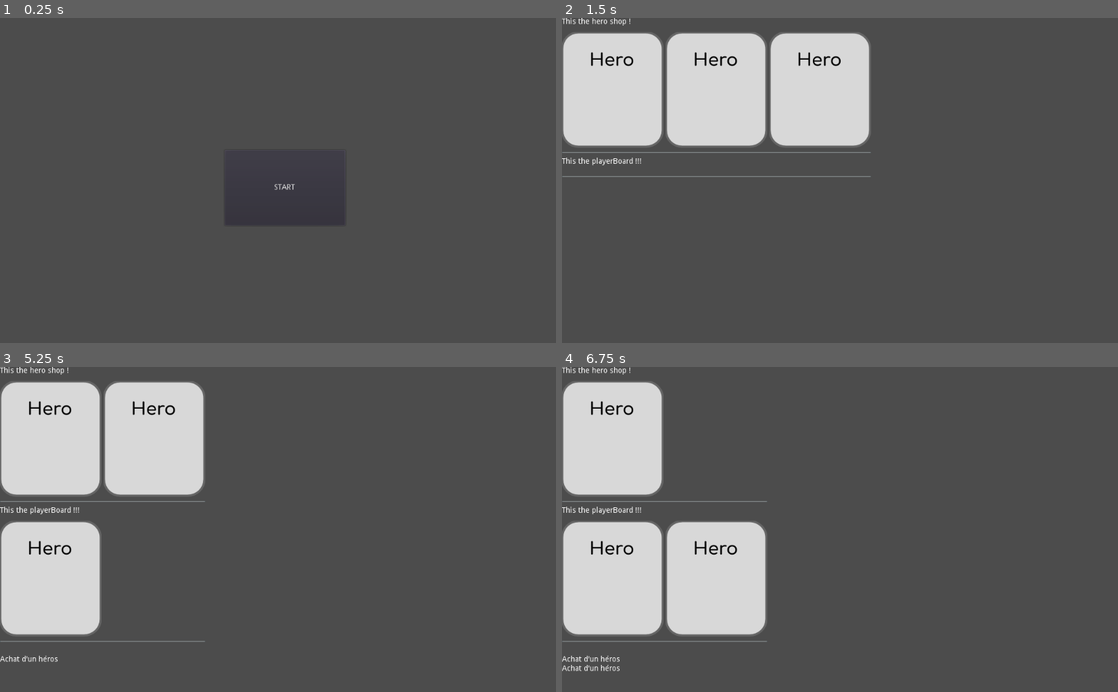
Above: before the commit, frames 1-4 (two rows, left to right).
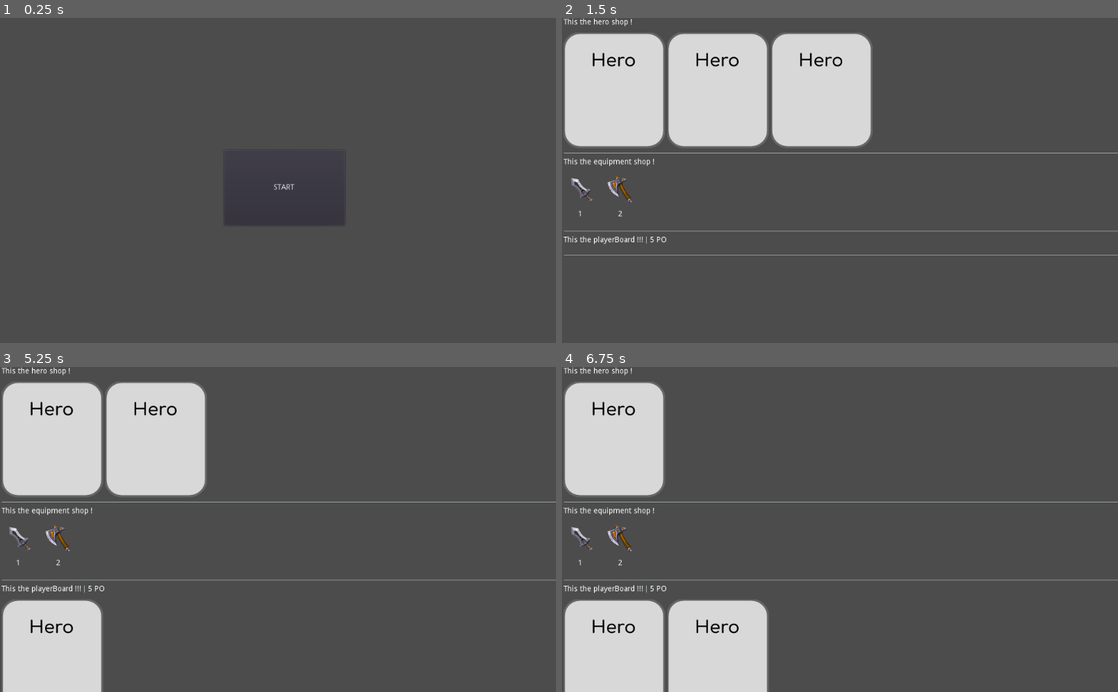
Above: after the commit, the same moments.

Repository: seagiants/ch2-proto
Game: Godot game, scene res://MainMenu.tscn
Two runs of this game, one before a commit and one after it. Both use one fixed random seed, a clock stepped at 60 frames per second and the inputs below.
Inputs (mouse positions are in pixels of both pictures, inside the frame that each line leads up to):
- Up to frame 1 (0.25 s): no input
- Up to frame 2 (1.5 s): click "START" at 0.5 s; tap Enter at 1.25 s; move the mouse to (962, 164) at 1.27 s; click (962, 164) at 1.42 s
- Up to frame 3 (5.25 s): tap Space at 2, 3.5, 5 s; move the mouse to (166, 545) at 2.02 s; click (166, 545) at 2.17 s; tap Enter at 2.75, 4.25 s; move the mouse to (333, 458) at 2.77 s; click (333, 458) at 2.92 s; move the mouse to (250, 594) at 3.52 s; click (250, 594) at 3.67 s; move the mouse to (444, 578) at 4.27 s; click (444, 578) at 4.42 s; move the mouse to (111, 480) at 5.02 s; click (111, 480) at 5.17 s
- Up to frame 4 (6.75 s): move the mouse to (867, 529) at 5.77 s; click (867, 529) at 5.92 s; move the mouse to (756, 448) at 6.52 s; click (756, 448) at 6.67 s

The runs differ from the first frame. In frame 1, less than 0.1% of the frame differs, in the area x 49-63%, y 40-58%; in frame 2, 3.7%; in frame 3, 10%; in frame 4, 17%, in the area x 0-100%, y 0-100%.

Commit message:
Adding basic EquipShop

Diff:
--- /dev/null
+++ b/EquipItem.gd
@@ -0,0 +1,11 @@
+extends Control
+
+export(int) var cost
+
+func _init(ncost=0,path="res://assets/swordWood.png"):
+	pass
+
+func init(ncost=0,path="res://assets/swordWood.png"):
+	cost = ncost
+	$Icon.texture = load(path)
+	$Cost.text = str(ncost)
--- /dev/null
+++ b/EquipItem.tscn
@@ -0,0 +1,33 @@
+[gd_scene load_steps=3 format=2]
+
+[ext_resource path="res://assets/swordWood.png" type="Texture" id=1]
+[ext_resource path="res://EquipItem.gd" type="Script" id=2]
+
+[node name="EquipItem" type="Control"]
+margin_right = 70.0
+margin_bottom = 101.0
+rect_min_size = Vector2( 70, 100 )
+script = ExtResource( 2 )
+__meta__ = {
+"_edit_use_anchors_": false
+}
+
+[node name="Icon" type="TextureRect" parent="."]
+margin_right = 40.0
+margin_bottom = 40.0
+texture = ExtResource( 1 )
+__meta__ = {
+"_edit_use_anchors_": false
+}
+
+[node name="Cost" type="Label" parent="."]
+margin_left = 2.0
+margin_top = 64.0
+margin_right = 59.0
+margin_bottom = 91.0
+text = "5"
+align = 1
+valign = 1
+__meta__ = {
+"_edit_use_anchors_": false
+}
--- /dev/null
+++ b/EquipShop.gd
@@ -0,0 +1,34 @@
+extends Control
+
+signal equip_item_selected_shop(hi)
+
+const Equip_Lib = {
+	"Sword" : {
+		"cost" : "1",
+		"path" : "res://assets/sword.png"
+	},
+	"Axe" : {
+		"cost": "2",
+		"path" : "res://assets/axe2.png"
+	}
+}
+
+var EquipItem = preload("res://EquipItem.tscn")
+# Called when the node enters the scene tree for the first time.
+func _ready():
+	for i in ["Sword","Axe"]:
+		var ei = EquipItem.instance()
+		ei.init(Equip_Lib[i].cost,Equip_Lib[i].path)
+		add_equip_item(ei)
+
+func add_equip_item(ei):
+	add_child(ei)
+	ei.connect("gui_input",self,"on_gui_input",[ei])
+
+func on_gui_input(event,hi):
+	if event is InputEventMouseButton and event.button_index == BUTTON_LEFT and event.pressed:
+		emit_signal("equip_item_selected_shop",hi)
+
+func remove_equip_item(ei):
+	ei.disconnect("gui_input",self,"on_gui_input")
+	remove_child(ei)
--- /dev/null
+++ b/EquipShop.tscn
@@ -0,0 +1,11 @@
+[gd_scene load_steps=2 format=2]
+
+[ext_resource path="res://EquipShop.gd" type="Script" id=1]
+
+[node name="EquipShop" type="HBoxContainer"]
+margin_right = 870.0
+margin_bottom = 169.0
+script = ExtResource( 1 )
+__meta__ = {
+"_edit_use_anchors_": false
+}
--- a/HeroShop.tscn
+++ /dev/null
@@ -1,11 +0,0 @@
-[gd_scene load_steps=2 format=2]
-
-[ext_resource path="res://assets/ch2-hero.png" type="Texture" id=1]
-
-[node name="HeroShop" type="Node2D"]
-
-[node name="CollisionShape2D" type="CollisionShape2D" parent="."]
-
-[node name="Sprite" type="Sprite" parent="."]
-position = Vector2( 96, 112 )
-texture = ExtResource( 1 )
--- a/MainMenu.tscn
+++ b/MainMenu.tscn
@@ -3,6 +3,7 @@
 [ext_resource path="res://StartButton.gd" type="Script" id=1]
 
 [node name="MainMenu" type="Node2D"]
+position = Vector2( -1, 0 )
 
 [node name="StartButton" type="Button" parent="."]
 margin_left = 414.199
--- a/PlayerBoard.gd
+++ b/PlayerBoard.gd
@@ -2,6 +2,7 @@
 
 signal hero_item_selected_playerboard(hi)
 
+var coin = 5
 # Declare member variables here. Examples:
 # var a = 2
 # var b = "text"
@@ -22,3 +23,6 @@
 func on_gui_input(event,hi):
 	if event is InputEventMouseButton and event.button_index == BUTTON_LEFT and event.pressed:
 		emit_signal("hero_item_selected_playerboard",hi)
+
+func get_coin():
+	return coin
--- a/Shop.gd
+++ b/Shop.gd
@@ -1,14 +1,25 @@
 extends VBoxContainer
+
+var coinText = " PO"
 
 # Just connect the nodes.
 func _ready():
 	$HeroShopPanel/HeroShop.connect("hero_item_selected_shop",self,"on_hero_item_selected_shop")
 	$PlayerBoardPanel/PlayerBoard.connect("hero_item_selected_playerboard",self,"on_hero_item_selected_playerboard")
+	$EquipShopPanel/EquipShop.connect("equip_item_selected_shop",self,"on_equip_item_selected_shop")
+	$PlayerBoardPanel/InfoPanel/coinLabel.text = str(5)+coinText
+
 
 func on_hero_item_selected_shop(hi):
 	$HeroShopPanel/HeroShop.remove_hero_item(hi)
 	$PlayerBoardPanel/PlayerBoard.add_hero_item(hi)
 	$Log.text=$Log.text + "\nAchat d'un héros"
 
+func on_equip_item_selected_shop(hi):
+	$Log.text=$Log.text + "\nAchat d'un equipement"
+
 func on_hero_item_selected_playerboard(_hi):
 	$Log.text=$Log.text + "\nOui oui, tu as bien acheté ce héros."
+
+func get_coin():
+	return $PlayerBoardPanel/PlayerBoard.get_coin()
--- a/Shop.tscn
+++ b/Shop.tscn
@@ -1,27 +1,35 @@
-[gd_scene load_steps=4 format=2]
+[gd_scene load_steps=5 format=2]
 
 [ext_resource path="res://HeroShop.gd" type="Script" id=1]
 [ext_resource path="res://PlayerBoard.gd" type="Script" id=2]
 [ext_resource path="res://Shop.gd" type="Script" id=3]
+[ext_resource path="res://EquipShop.gd" type="Script" id=4]
 
 [node name="Shop" type="VBoxContainer"]
+margin_left = 3.0
+margin_top = 1.0
+margin_right = 1025.0
+margin_bottom = 501.0
 script = ExtResource( 3 )
 __meta__ = {
 "_edit_use_anchors_": false
 }
 
 [node name="HeroShopPanel" type="VSplitContainer" parent="."]
-margin_right = 147.0
+margin_right = 1022.0
 margin_bottom = 26.0
+__meta__ = {
+"_edit_use_anchors_": false
+}
 
 [node name="Label" type="Label" parent="HeroShopPanel"]
-margin_right = 147.0
+margin_right = 1022.0
 margin_bottom = 14.0
 text = "This the hero shop !"
 
 [node name="HeroShop" type="HBoxContainer" parent="HeroShopPanel"]
 margin_top = 26.0
-margin_right = 147.0
+margin_right = 1022.0
 margin_bottom = 26.0
 script = ExtResource( 1 )
 __meta__ = {
@@ -30,23 +38,67 @@
 
 [node name="HSeparator" type="HSeparator" parent="."]
 margin_top = 30.0
-margin_right = 147.0
+margin_right = 1022.0
 margin_bottom = 40.0
 rect_min_size = Vector2( 10, 10 )
 
+[node name="EquipShopPanel" type="VSplitContainer" parent="."]
+margin_top = 44.0
+margin_right = 1022.0
+margin_bottom = 70.0
+__meta__ = {
+"_edit_use_anchors_": false
+}
+
+[node name="Label" type="Label" parent="EquipShopPanel"]
+margin_right = 1022.0
+margin_bottom = 14.0
+text = "This the equipment shop !"
+
+[node name="EquipShop" type="HBoxContainer" parent="EquipShopPanel"]
+margin_top = 26.0
+margin_right = 1022.0
+margin_bottom = 26.0
+script = ExtResource( 4 )
+__meta__ = {
+"_edit_use_anchors_": false
+}
+
+[node name="HSeparator3" type="HSeparator" parent="."]
+margin_top = 74.0
+margin_right = 1022.0
+margin_bottom = 84.0
+rect_min_size = Vector2( 10, 10 )
+
 [node name="PlayerBoardPanel" type="VSplitContainer" parent="."]
-margin_top = 44.0
-margin_right = 147.0
-margin_bottom = 70.0
+margin_top = 88.0
+margin_right = 1022.0
+margin_bottom = 114.0
 
-[node name="Label" type="Label" parent="PlayerBoardPanel"]
+[node name="InfoPanel" type="HBoxContainer" parent="PlayerBoardPanel"]
+margin_right = 1022.0
+margin_bottom = 14.0
+
+[node name="Label" type="Label" parent="PlayerBoardPanel/InfoPanel"]
 margin_right = 147.0
 margin_bottom = 14.0
 text = "This the playerBoard !!!"
+align = 1
+valign = 1
+
+[node name="VSeparator" type="VSeparator" parent="PlayerBoardPanel/InfoPanel"]
+margin_left = 151.0
+margin_right = 155.0
+margin_bottom = 14.0
+
+[node name="coinLabel" type="Label" parent="PlayerBoardPanel/InfoPanel"]
+margin_left = 159.0
+margin_right = 159.0
+margin_bottom = 14.0
 
 [node name="PlayerBoard" type="HBoxContainer" parent="PlayerBoardPanel"]
 margin_top = 26.0
-margin_right = 147.0
+margin_right = 1022.0
 margin_bottom = 26.0
 script = ExtResource( 2 )
 __meta__ = {
@@ -54,12 +106,12 @@
 }
 
 [node name="HSeparator2" type="HSeparator" parent="."]
-margin_top = 74.0
-margin_right = 147.0
-margin_bottom = 84.0
+margin_top = 118.0
+margin_right = 1022.0
+margin_bottom = 128.0
 rect_min_size = Vector2( 10, 10 )
 
 [node name="Log" type="Label" parent="."]
-margin_top = 88.0
-margin_right = 147.0
-margin_bottom = 102.0
+margin_top = 132.0
+margin_right = 1022.0
+margin_bottom = 146.0
Binary file added: assets/Coins_01_64x64_022.png
Not shown, added: assets/Coins_01_64x64_022.png.import
Binary file added: assets/axe2.png
Not shown, added: assets/axe2.png.import
Binary file added: assets/bow.png
Not shown, added: assets/bow.png.import
Binary file added: assets/shield.png
Not shown, added: assets/shield.png.import
Binary file added: assets/sword.png
Not shown, added: assets/sword.png.import
Binary file added: assets/swordWood.png
Not shown, added: assets/swordWood.png.import
